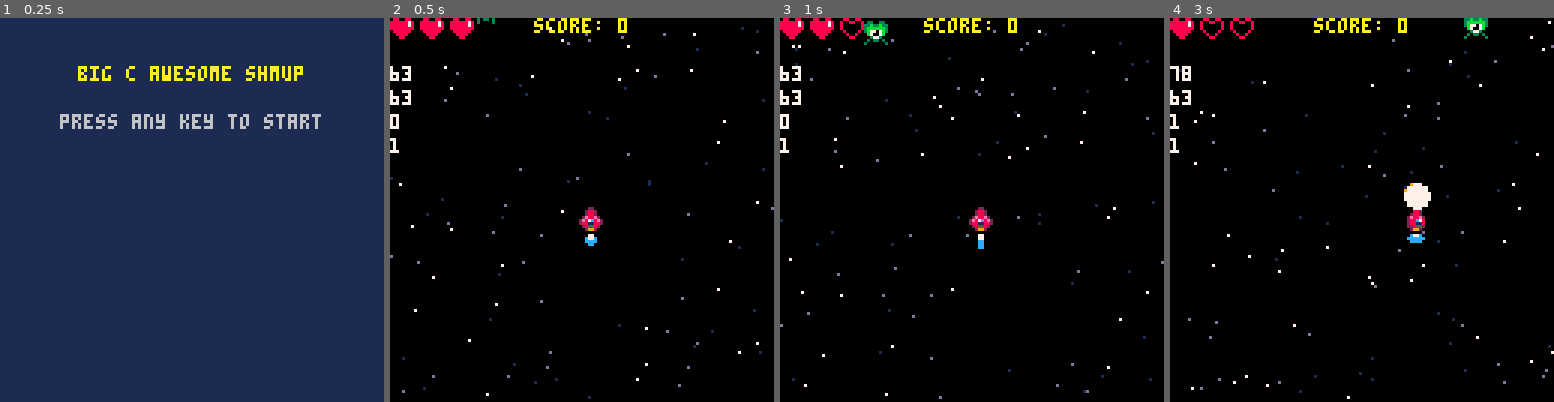
Above: before the commit, frames 1-4 (left to right).
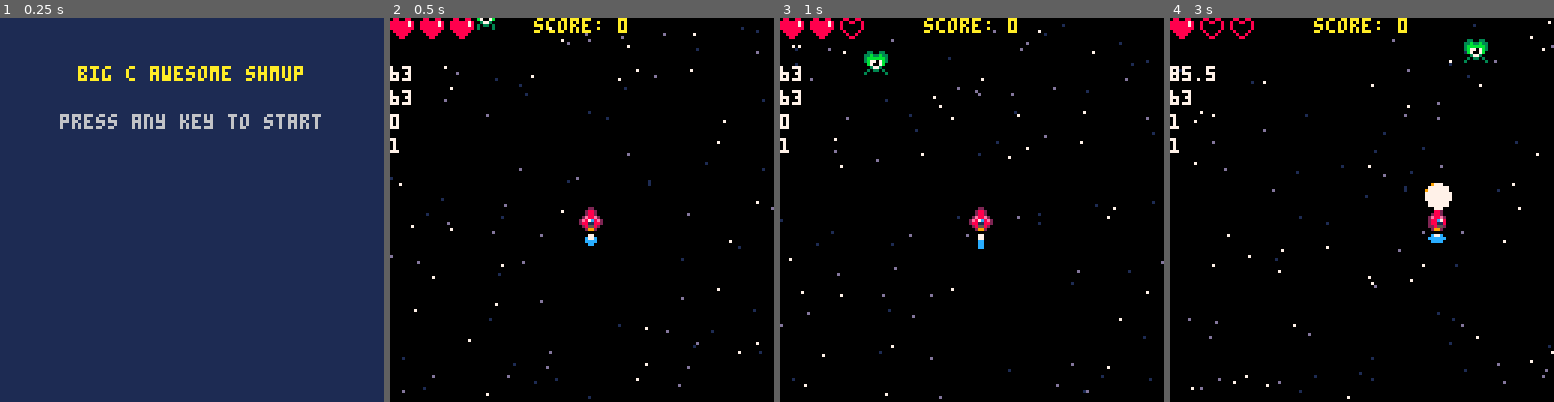
Above: after the commit, the same moments.

Repository: nascimento-cesar/pico-kombat-2
Game: PICO-8 cartridge shmup/shmup.p8
The game is run twice, just before and just after one commit, with the same random seed, the same clock (stepped at 60 frames per second) and the same inputs.
Inputs:
- Up to frame 1 (0.25 s): no input
- Up to frame 2 (0.5 s): tap X (X key) at 0.33 s
- Up to frame 3 (1 s): tap O (Z key) at 0.7 s
- Up to frame 4 (3 s): tap X (X key) at 1.07, 1.85, 2.97 s; hold Right 1.6-2.1 s; tap O (Z key) every 0.4 s from 1.7 to 2.9 s; hold Up 2.15-2.42 s; hold Right from 2.47 s (still down)

Frame 1 is identical in both runs. In frame 2, 0.1% of the frame differs, in the area x 22-28%, y 0-4%; in frame 3, 0.5%; in frame 4, 1.9%, in the area x 0-83%, y 0-59%.

Commit message:
feat(shmup): improve controls and add invincibility logic

Diff:
--- a/shmup/init.lua
+++ b/shmup/init.lua
@@ -17,6 +17,7 @@
   score = 0
   max_lives = 3
   lives = 3
+  invincibility_frames = 0
   modes = {
     game = 0,
     start = 1,
@@ -54,7 +55,7 @@
   ship = {
     x = flr(map_w / 2),
     y = flr(map_h / 2),
-    speed = 1,
+    speed = 1.5,
     sprite = sprites.ship.default,
     thruster_sprite_i = 1
   }
--- a/shmup/update.lua
+++ b/shmup/update.lua
@@ -38,20 +38,28 @@
   ship.sprite = sprites.ship.default
 
   if btn(⬅️) then
+    if btn(⬆️) then
+      ship.y -= ship.speed / 2
+    elseif btn(⬇️) then
+      ship.y += ship.speed / 2
+    end
+
     ship.x -= ship.speed
+
     ship.sprite = sprites.ship.left
-  end
+  elseif btn(➡️) then
+    if btn(⬆️) then
+      ship.y -= ship.speed / 2
+    elseif btn(⬇️) then
+      ship.y += ship.speed / 2
+    end
 
-  if btn(➡️) then
     ship.x += ship.speed
+
     ship.sprite = sprites.ship.right
-  end
-
-  if btn(⬆️) then
+  elseif btn(⬆️) then
     ship.y -= ship.speed
-  end
-
-  if btn(⬇️) then
+  elseif btn(⬇️) then
     ship.y += ship.speed
   end
 end
@@ -89,7 +97,7 @@
 end
 
 function handle_enemies()
-  local speed = .5
+  local speed = 1
   for enemy in all(enemies) do
     enemy.y += speed
   end
@@ -125,6 +133,7 @@
 
     if enemy.y > map_h then
       deli(enemies, i)
+      set_enemies()
     end
   end
 end
@@ -154,8 +163,11 @@
   for enemy in all(enemies) do
     local ship_collided = objects_collided(ship, enemy)
 
-    if ship_collided then
+    if ship_collided and invincibility_frames <= 0 then
       lives -= 1
+      invincibility_frames = 30
     end
   end
+
+  invincibility_frames -= 1
 end
